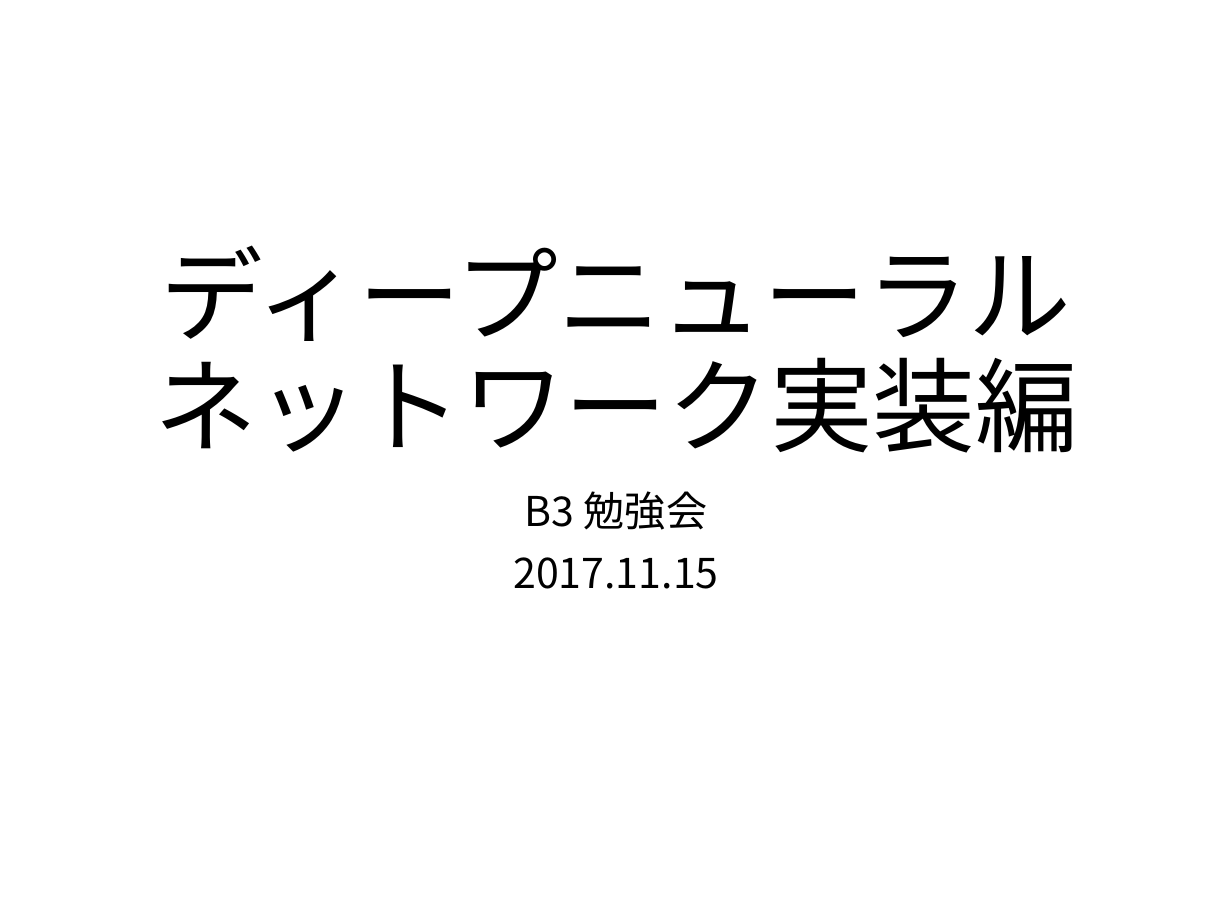
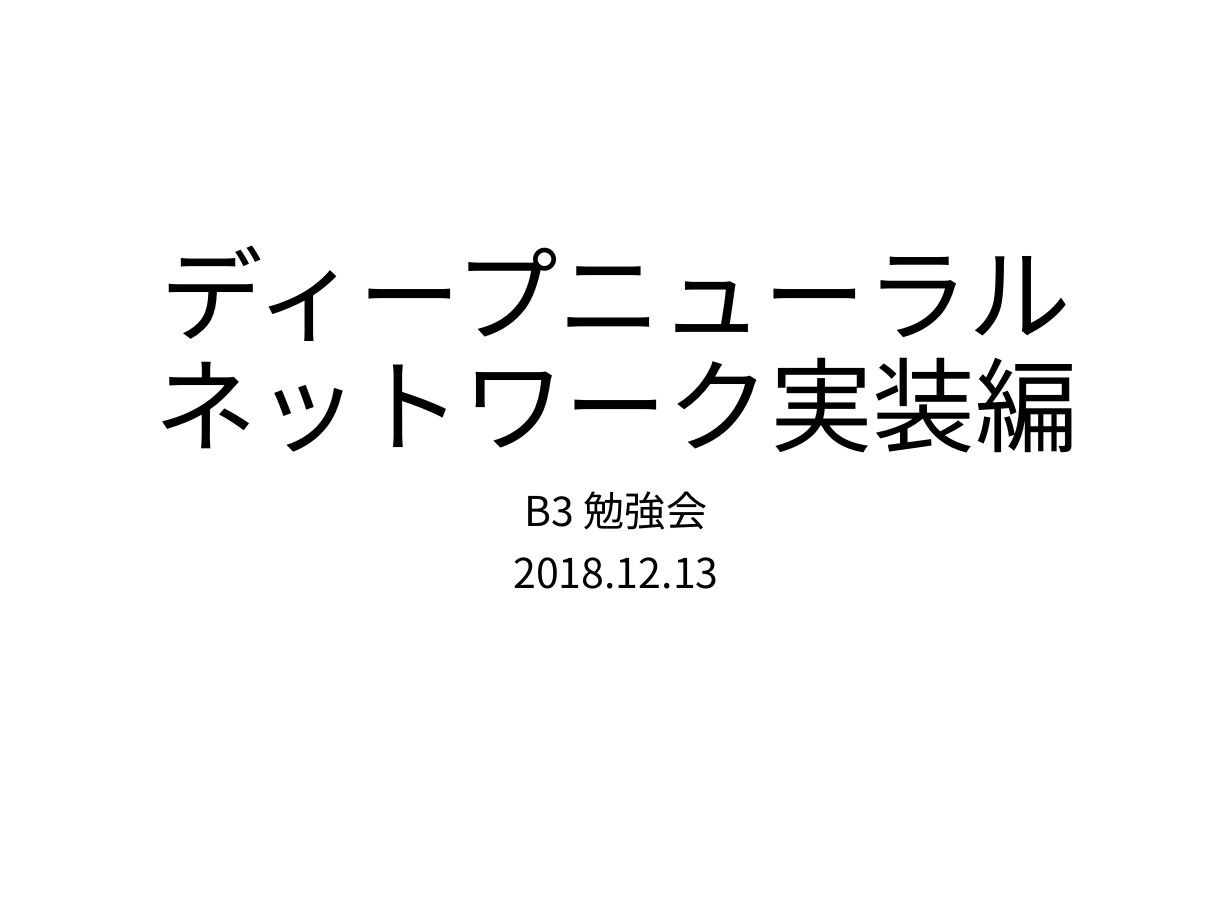
Before and after one commit to NaohiroTawara/B3_seminor2018, a slide deck: slide 1 of DNN.pptx. Drawn at 1232x924 pixels with LibreOffice and Linux fonts; fonts in the diff are those of the drawing. Boxes give left, top, right and bottom in pixels: in the first picture for what was removed or moved away, otherwise in the second. Text is boxed around its words. In the diff, an @@ line names an element or a change of style, - is before the commit and + after.

```diff
--- a/DNN.pptx
+++ b/DNN.pptx
@@ subtitle at bbox=[513, 557, 718, 589]: text changed @@
-2017.11.15
+2018.12.13
```
Also in this commit, not shown: 1 other slide changed, 1 other file.
